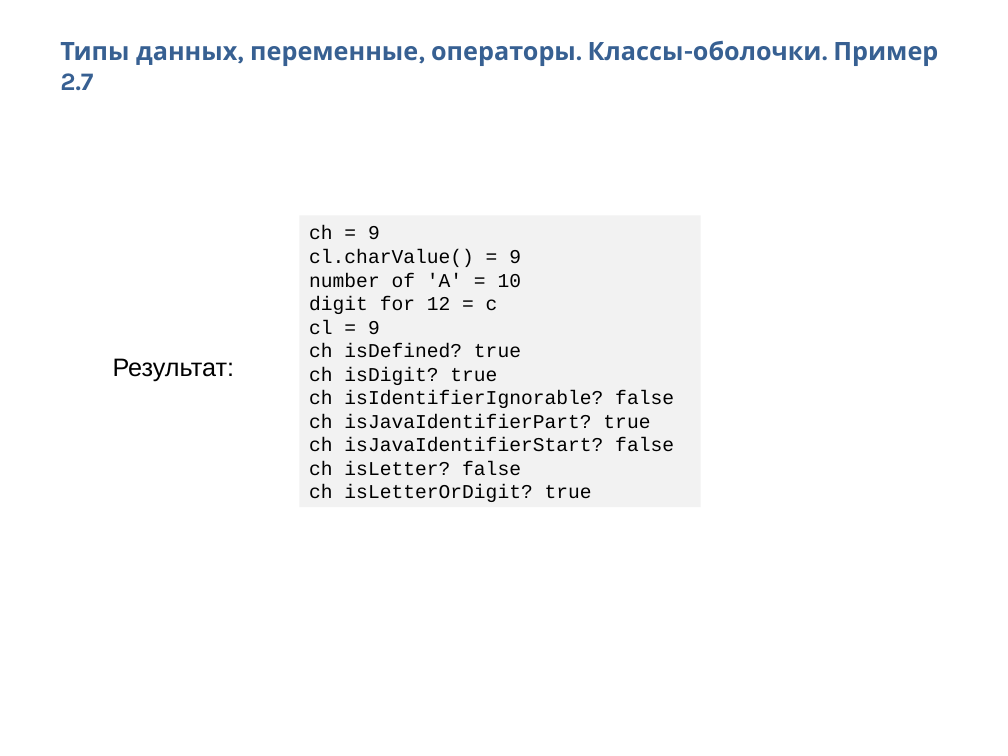
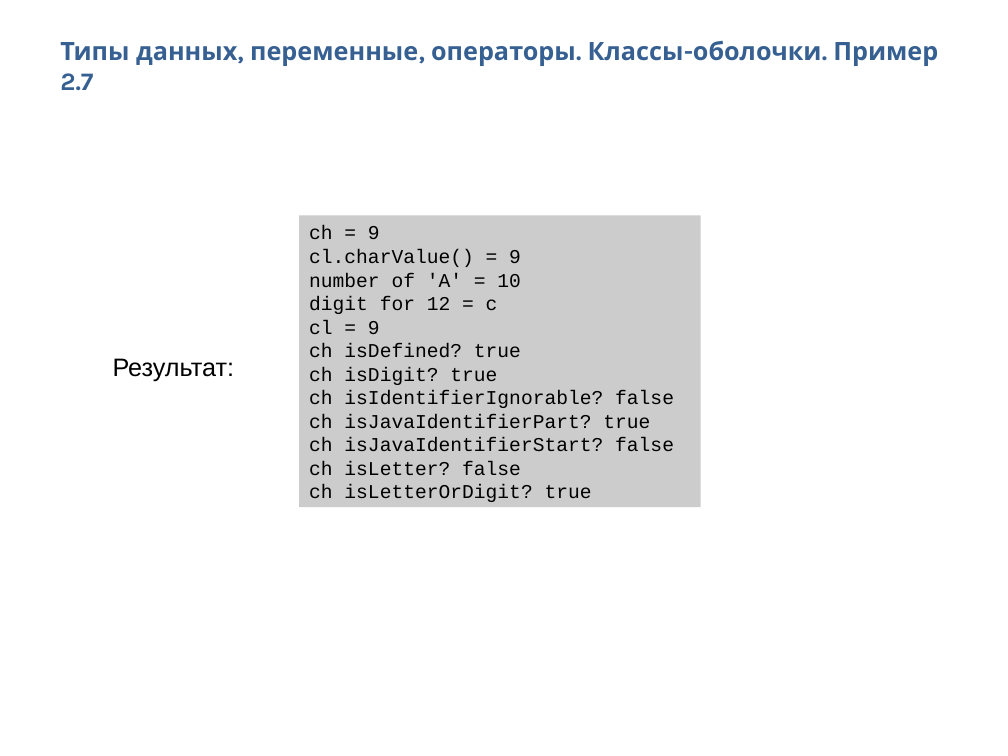
Before and after one commit to Vyacheslav2023/javase0111, a slide deck: slide 22 of presentation/JavaSE12ТипыОператоры.pptx. Drawn at 1008x756 pixels with LibreOffice and Linux fonts; fonts in the diff are those of the drawing. Boxes give left, top, right and bottom in pixels: in the first picture for what was removed or moved away, otherwise in the second. Text is boxed around its words. In the diff, an @@ line names an element or a change of style, - is before the commit and + after.

```diff
--- a/presentation/JavaSE12ТипыОператоры.pptx
+++ b/presentation/JavaSE12ТипыОператоры.pptx
@@ rectangle "ch = 9" at (x1=299, y1=216, x2=701, y2=507): fill #F2F2F2 to #CCCCCC @@
```
Also in this commit, not shown: 14 other slides changed, 4 slides added, 6 other files.
